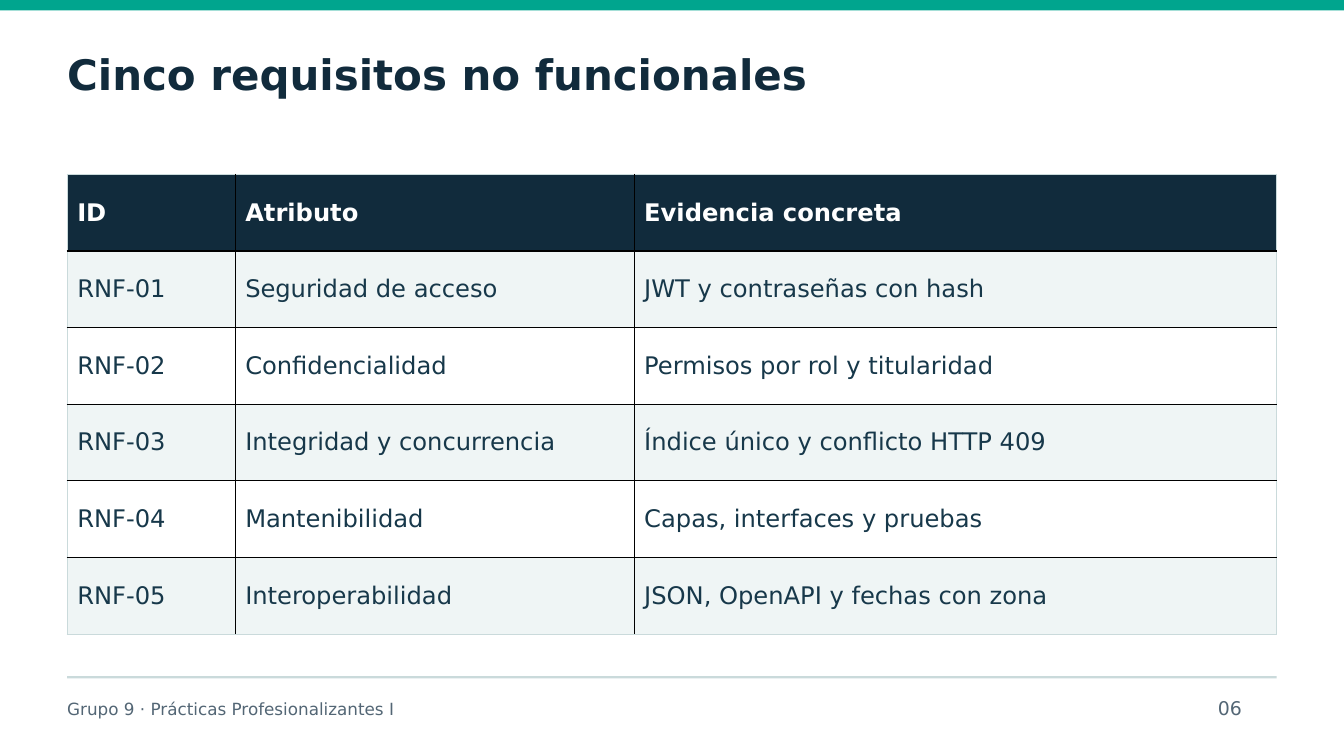
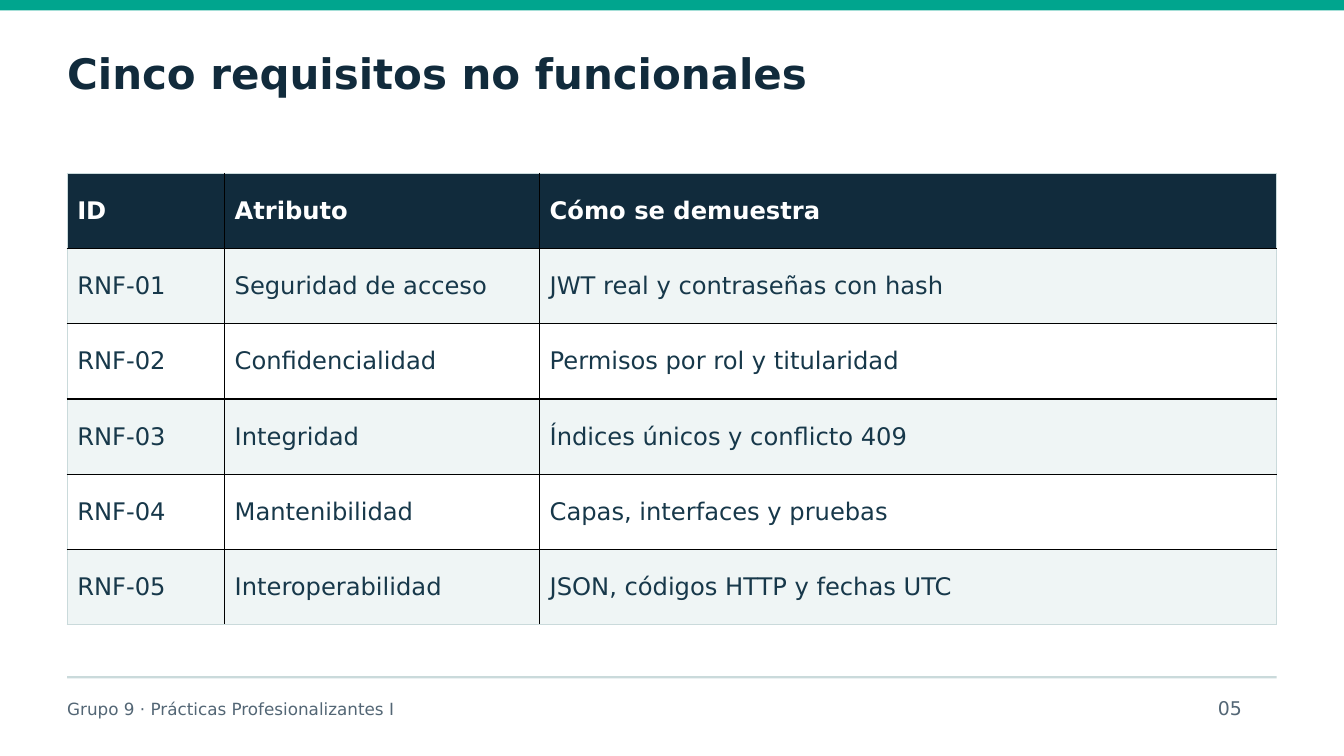
Before and after one commit to PracticasProfesionalizantes-I-2026/Grupo-9-TurnosLavadero, a slide deck: slide 5 of Documentos/Presentacion/TurnosLavadero-Grupo9.pptx (slide 6 before the commit). Drawn at 1344x756 pixels with LibreOffice and Linux fonts; fonts in the diff are those of the drawing. Boxes give left, top, right and bottom in pixels: in the first picture for what was removed or moved away, otherwise in the second. Text is boxed around its words. In the diff, an @@ line names an element or a change of style, - is before the commit and + after.

```diff
--- a/Documentos/Presentacion/TurnosLavadero-Grupo9.pptx
+++ b/Documentos/Presentacion/TurnosLavadero-Grupo9.pptx
@@ table at bbox=[68, 173, 1276, 625] @@
-row 1, column 3: Evidencia concreta
+row 1, column 3: Cómo se demuestra
-row 2, column 3: JWT y contraseñas con hash
+row 2, column 3: JWT real y contraseñas con hash
-row 4, column 2: Integridad y concurrencia
+row 4, column 2: Integridad
-row 4, column 3: Índice único y conflicto HTTP 409
+row 4, column 3: Índices únicos y conflicto 409
-row 6, column 3: JSON, OpenAPI y fechas con zona
+row 6, column 3: JSON, códigos HTTP y fechas UTC
@@ text at bbox=[1218, 701, 1242, 716]: text changed @@
-06
+05
```
Also in this commit, not shown: 7 other slides changed, 9 slides added, 6 slides removed, 44 other files.
